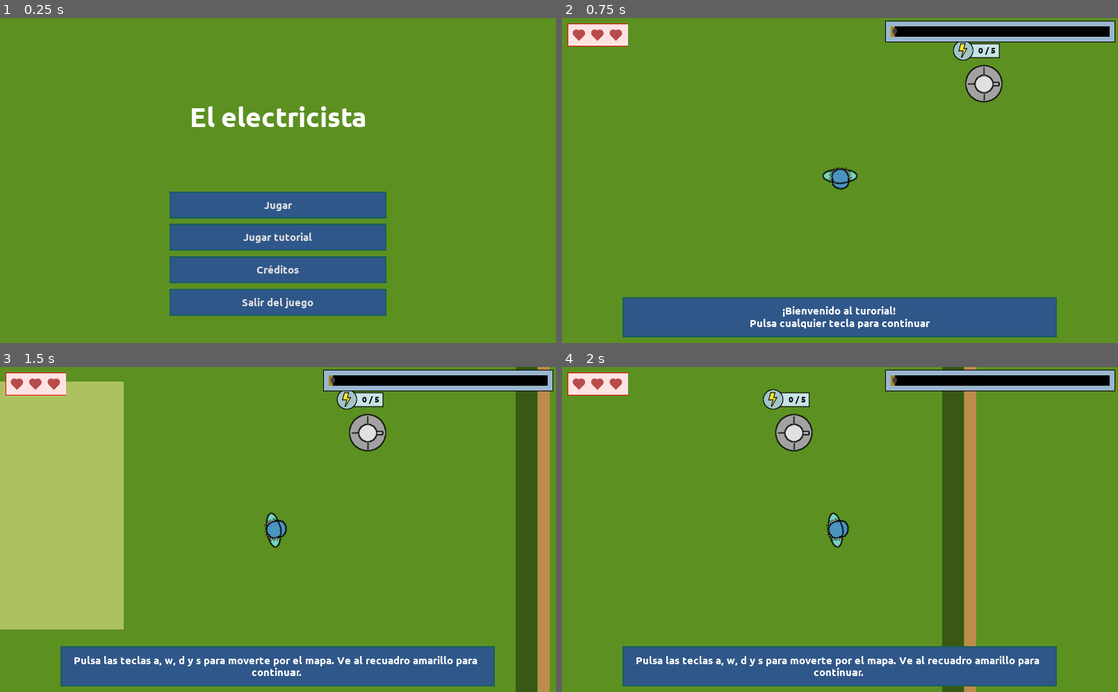
Above: before the commit, frames 1-4 (two rows, left to right).
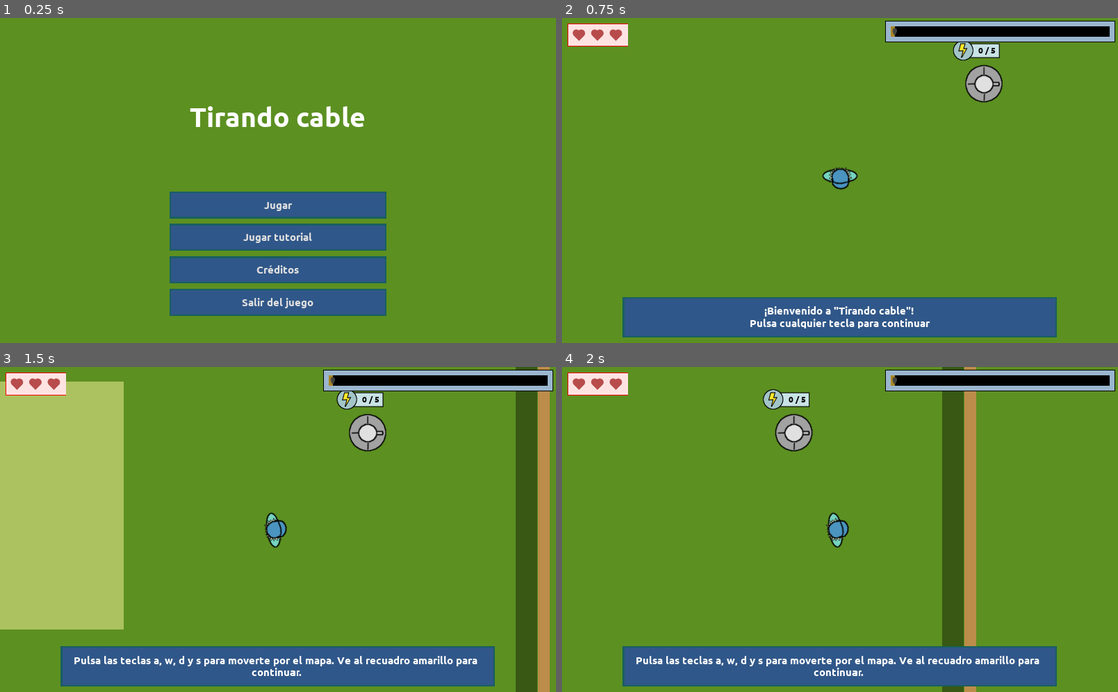
Above: after the commit, the same moments.

Repository: moisesjbc/spain-game-dev-jam-3
Game: Godot game, scene res://menus/main_menu/main_menu.tscn
Two runs of this game, one before a commit and one after it. Both use one fixed random seed, a clock stepped at 60 frames per second and the inputs below.
Inputs (mouse positions are in pixels of both pictures, inside the frame that each line leads up to):
- Up to frame 1 (0.25 s): no input
- Up to frame 2 (0.75 s): click "Jugar tutorial" at 0.5 s
- Up to frame 3 (1.5 s): tap Enter at 1.25, 1.35 s; move the mouse to (400, 513) at 1.27 s; hold Right (ui_right) from 1.28 s (still down)
- Up to frame 4 (2 s): keep holding Right (ui_right)

The runs differ from the first frame. In frame 1, 0.9% of the frame differs, in the area x 34-66%, y 27-34%; in frame 2, 0.3%; in frame 3, nothing differs; in frame 4, nothing differs.

Commit message:
Cambia el título del juego

Diff:
--- a/godot-project/gameplay/tutorial/states/welcome.gd
+++ b/godot-project/gameplay/tutorial/states/welcome.gd
@@ -5,7 +5,7 @@
 
 
 func on_init(info_text: RichTextLabel):
-	info_text.bbcode_text = '[center]¡Bienvenido al turorial![/center]\n[center]Pulsa cualquier tecla para continuar[/center]'
+	info_text.bbcode_text = '[center]¡Bienvenido a "Tirando cable"![/center]\n[center]Pulsa cualquier tecla para continuar[/center]'
 
 
 func on_event(event):
--- a/godot-project/menus/main_menu/main_menu.tscn
+++ b/godot-project/menus/main_menu/main_menu.tscn
@@ -36,7 +36,7 @@
 margin_bottom = 161.0
 size_flags_vertical = 6
 custom_fonts/font = SubResource( 1 )
-text = "El electricista"
+text = "Tirando cable"
 align = 1
 valign = 1
 
--- a/godot-project/project.godot
+++ b/godot-project/project.godot
@@ -15,7 +15,7 @@
 
 [application]
 
-config/name="godot-project"
+config/name="Tirando cable"
 run/main_scene="res://menus/main_menu/main_menu.tscn"
 config/icon="res://gameplay/player/player.png"
 
